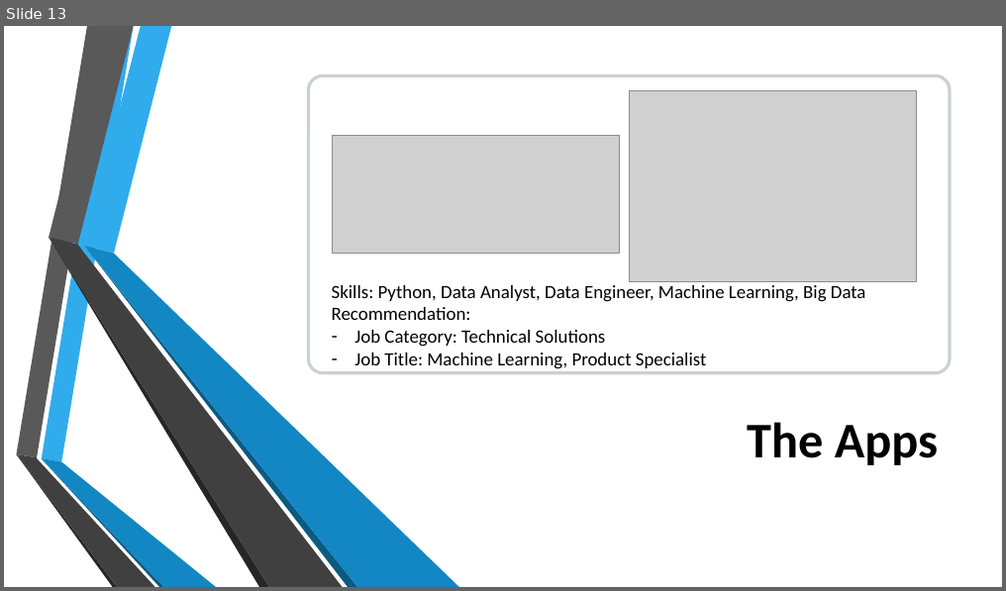
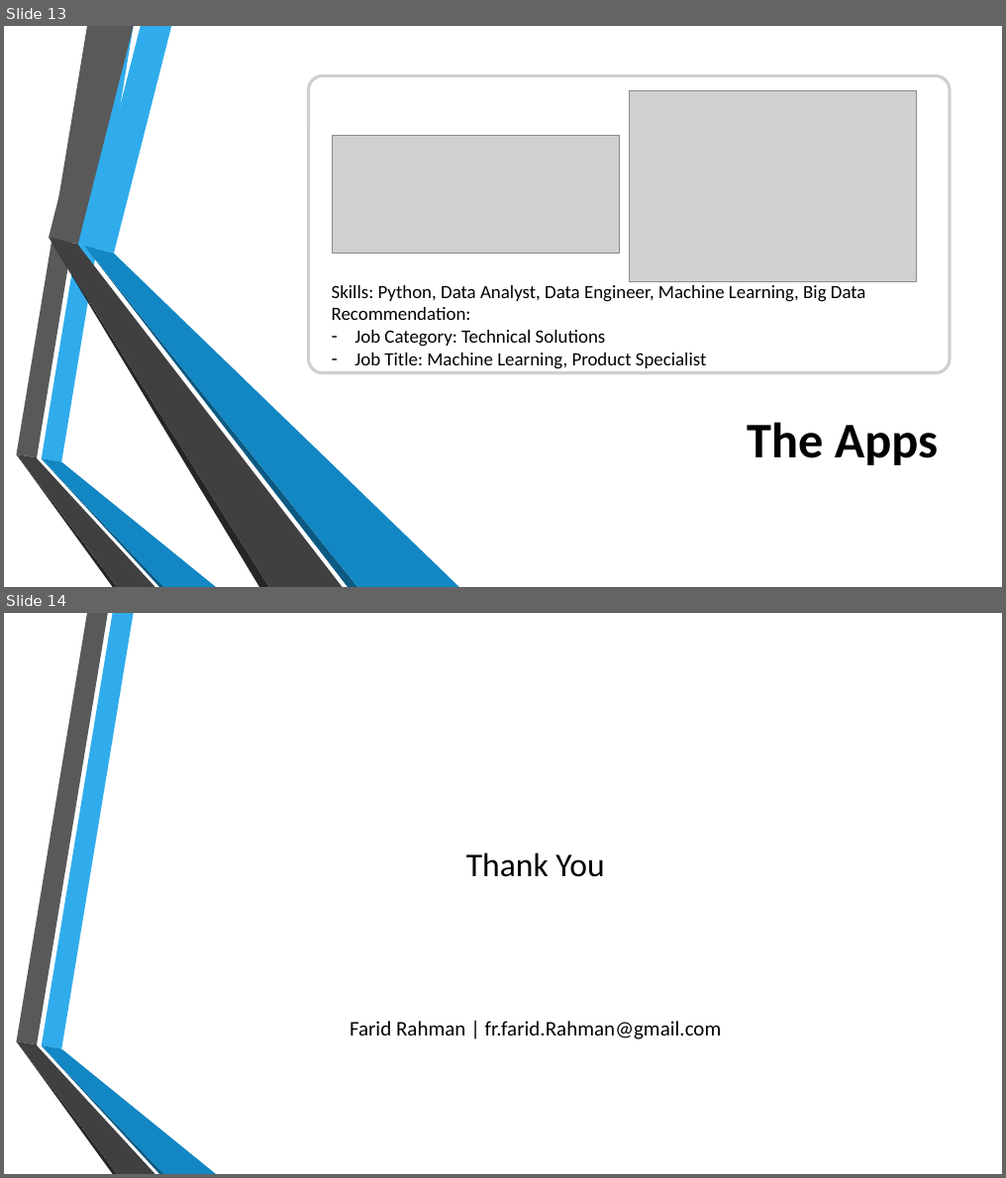
Before and after one commit to faridrah0514/JCDS07-Final_Project, a slide deck: Final Project JCDS07.pptx. Shown one above the other, each under a label of ours: slide 13 before the commit, slides 13 and 14 after it. The pictures are 1006x591 and 1006x1178 pixels, drawn with LibreOffice and Linux fonts; fonts in the diff are those of the drawing; grey boxes stand for pictures; background and template pictures are left out. Boxes give left, top, right and bottom in pixels: in the first picture for what was removed or moved away, otherwise in the second. Text is boxed around its words. In the diff, an @@ line names an element or a change of style, - is before the commit and + after.

```diff
--- a/Final Project JCDS07.pptx
+++ b/Final Project JCDS07.pptx
@@ slide 14 added at (x1=4, y1=613, x2=1002, y2=1174), background picture (left out); not listed: 6 template elements that a slide beside it also shows @@
@@ title added at (x1=466, y1=853, x2=604, y2=877), 32 pt, text #000000 @@
+Thank You
@@ text added at (x1=350, y1=1021, x2=722, y2=1040), 20 pt, text #000000 @@
+Farid Rahman | fr.farid.Rahman@gmail.com
```
Also in this commit, not shown: 3 slides changed, 1 other file.
